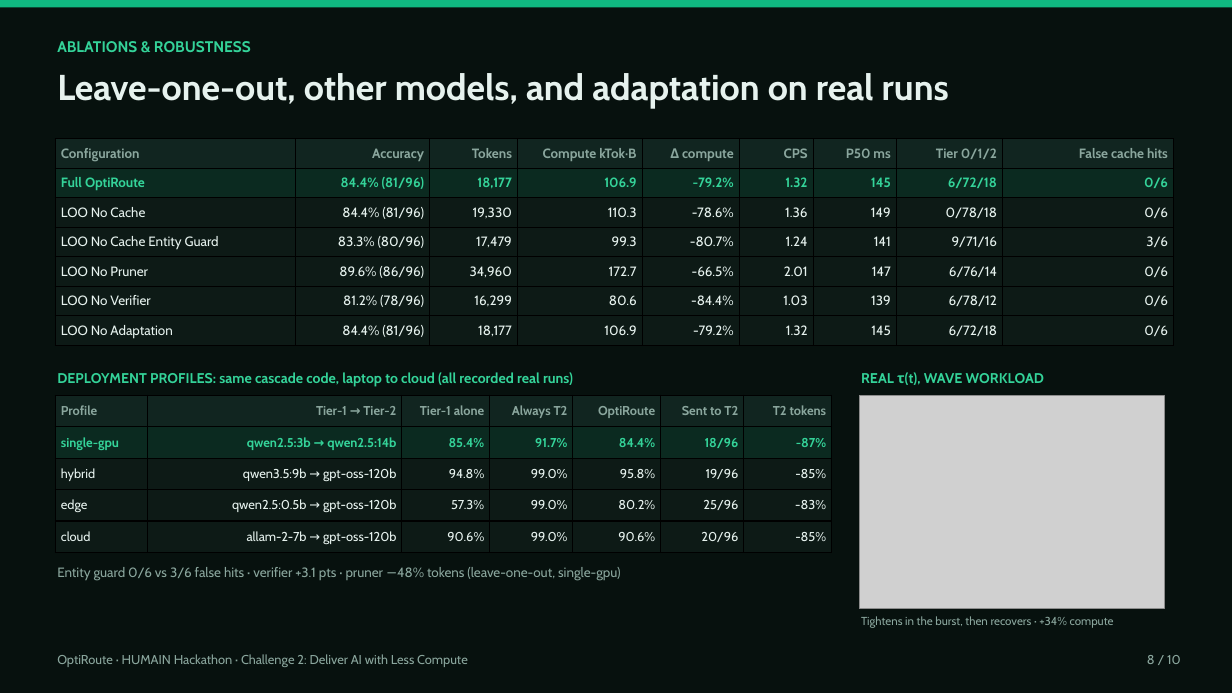
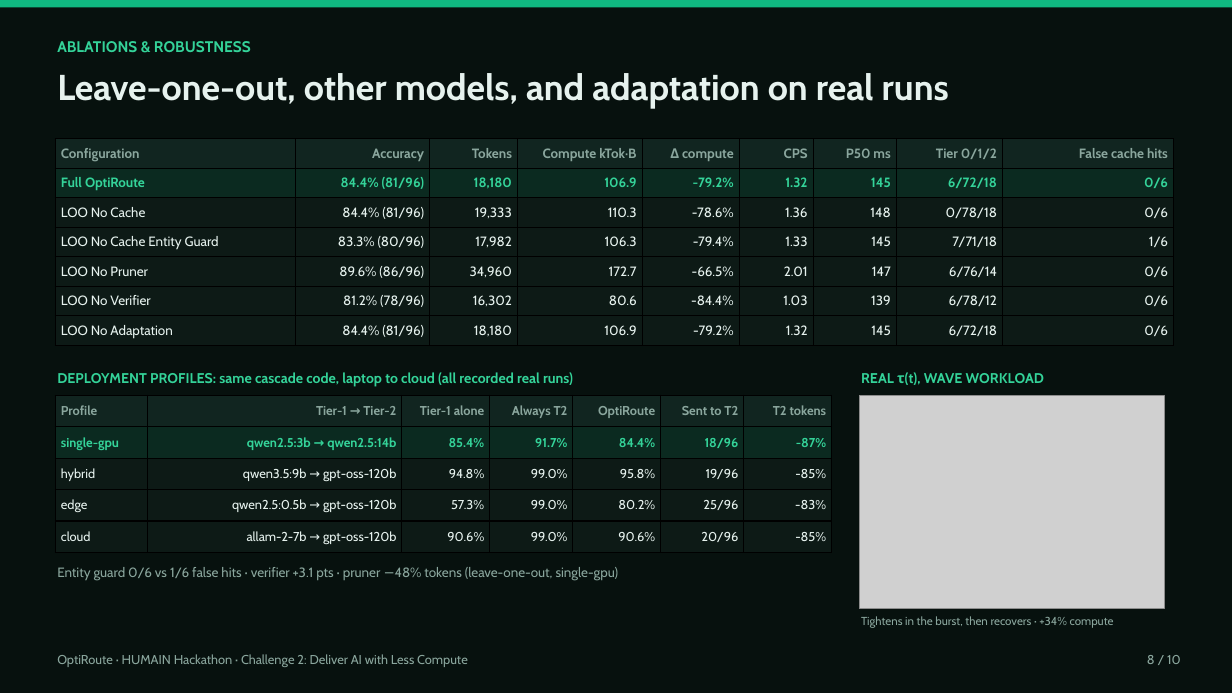
Before and after one commit to nawafalduaij/optiroute, a slide deck: slide 8 of deliverables/OptiRoute_Presentation.pptx. Drawn at 1232x693 pixels with LibreOffice and Linux fonts; fonts in the diff are those of the drawing; grey boxes stand for pictures. Boxes give left, top, right and bottom in pixels: in the first picture for what was removed or moved away, otherwise in the second. Text is boxed around its words. In the diff, an @@ line names an element or a change of style, - is before the commit and + after.

Commit message:
Fix boilerplate filter and cache gating found in code review
- Boilerplate filter no longer deletes paragraphs that merely contain the
  word "confidential"; Arabic footer phrases now match after normalization
- Tier-2 answers enter the cache only if they pass the runtime checks
- --record replaces records whose prompt changed
- CPU overhead now includes all pruner work
- Re-record the 6 affected prompts per recording; regenerate results and deck

Accuracy is unchanged on every model pair. False cache hits without the
entity guard go from 3/6 to 1/6; see the README disclosure.

```diff
--- a/deliverables/OptiRoute_Presentation.pptx
+++ b/deliverables/OptiRoute_Presentation.pptx
@@ table at (x1=55, y1=139, x2=1174, y2=346) @@
-row 2, column 3: 18,177
+row 2, column 3: 18,180
-row 3, column 3: 19,330
+row 3, column 3: 19,333
-row 3, column 7: 149
+row 3, column 7: 148
-row 4: LOO No Cache Entity Guard | 83.3% (80/96) | 17,479 | 99.3 | -80.7% | 1.24 | 141 | 9/71/16 | 3/6
+row 4: LOO No Cache Entity Guard | 83.3% (80/96) | 17,982 | 106.3 | -79.4% | 1.33 | 145 | 7/71/18 | 1/6
-row 6, column 3: 16,299
+row 6, column 3: 16,302
-row 7, column 3: 18,177
+row 7, column 3: 18,180
@@ text at (x1=57, y1=567, x2=618, y2=580): text changed @@
-Entity guard 0/6 vs 3/6 false hits · verifier +3.1 pts · pruner −48% tokens (leave-one-out, single-gpu)
+Entity guard 0/6 vs 1/6 false hits · verifier +3.1 pts · pruner −48% tokens (leave-one-out, single-gpu)
```
Also in this commit, not shown: 6 other slides changed, 25 other files.
